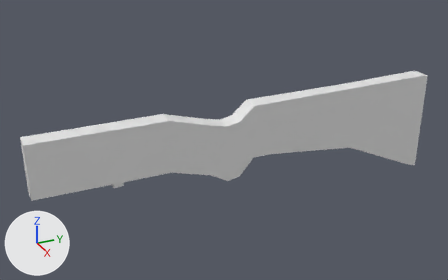
A saved change to the Blender file Toys/10Min_mine/2024_09/0912_GunBody.blend.
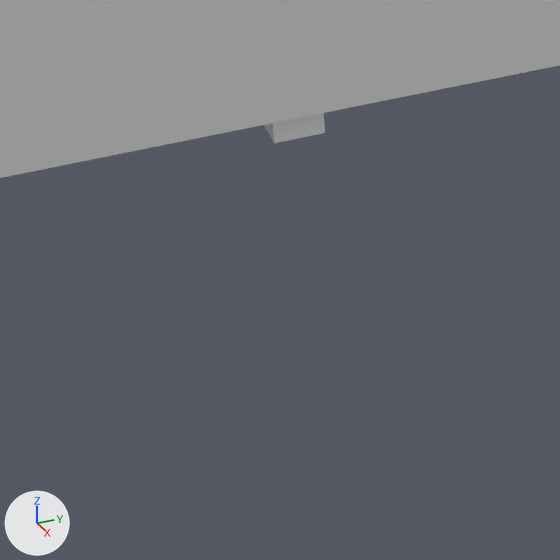
Each version is shown whole from a 50 mm lens placed at (18.22, -5.99, 8.86), pointed at (-0.52, 2.45, -0.51), then close up on the part from 14% to 38% of the width and 57% to 96% of the height. Arrows for +X, +Y and +Z are at lower left; the lights stay in place.

In view in the first close-up: 'Body', 'Buttstock', 'Trigger'.
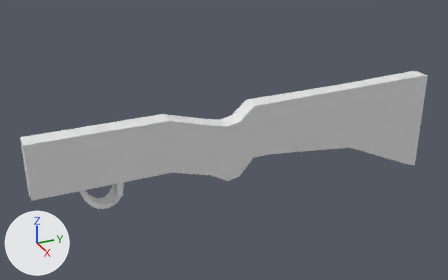
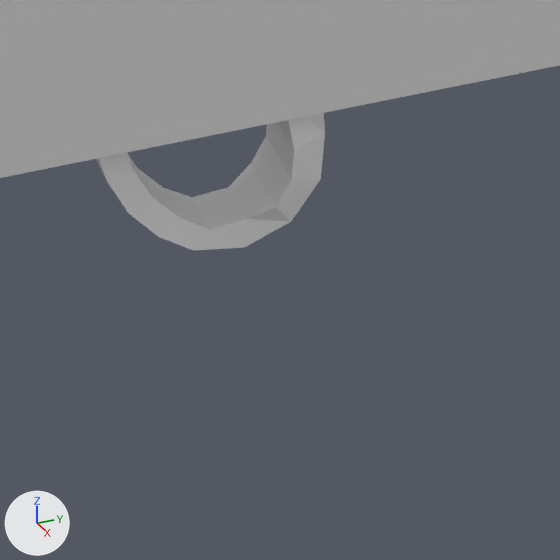
Commit message: Trigger with spin tool

Where the change shows, as pixel boxes [x1, y1, x2, y2] in the close-ups (560 x 560 px):
'Trigger', reshaped: before [264, 113, 325, 143]; after [96, 113, 325, 251]

The edits, one by one:
me_cube is used by ob_trigger; location (0.0, -1.731, -0.982).
me_cube had 8 vertices, 5 faces and spanned x 0.0..0.25, y -0.166..0.166, z -0.147..0.147.
me_cube now has 40 vertices, 37 faces and spans x 0.0..0.317, y -1.281..0.166, z -0.854..0.147.
Part 1, on me_cube:
1 face is deleted.
4 vertices move from x 0.0..0.25, y -0.166, z -0.147..0.147 to x 0.0..0.317, y -0.077..-0.059, z -0.185..0.147.
24 vertices are added at x 0.0..0.317, y -1.281..0.113, z -0.854..0.05.
8 new vertices lie (0.25, 0.0, 0.0) away from vertices in x 0.0, y -1.281..0.113, z -0.854..0.05.
33 new faces join them.
